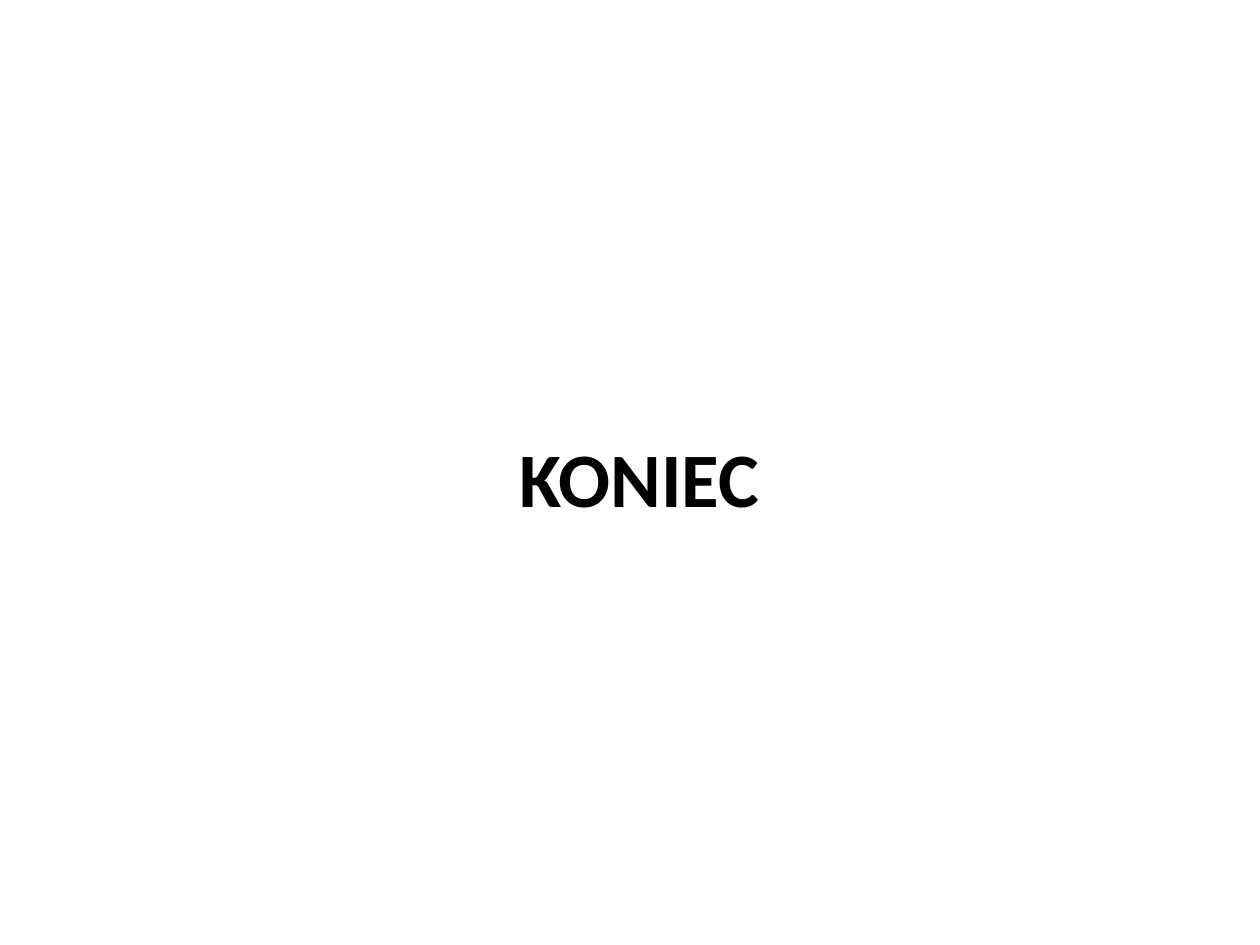
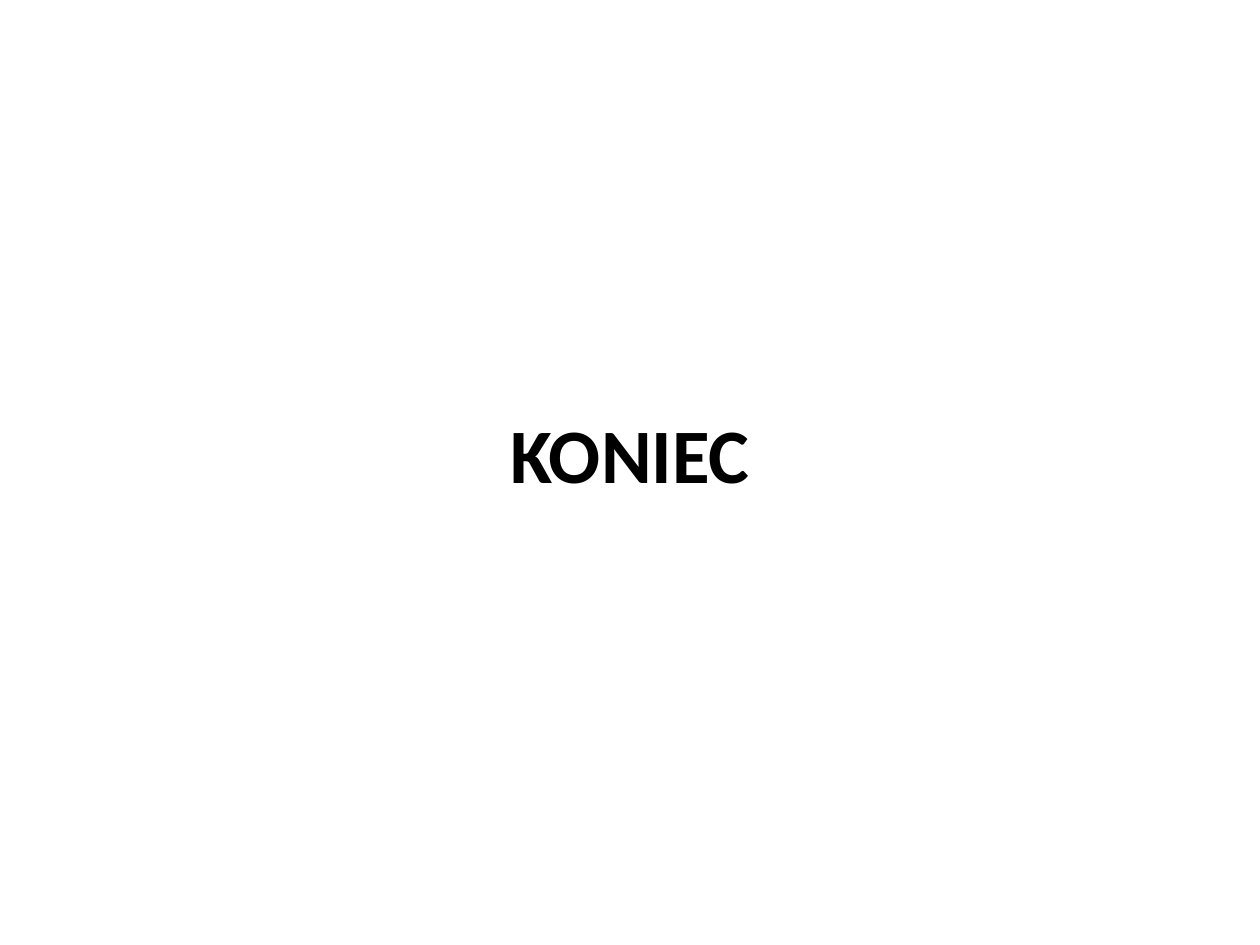
Before and after one commit to MatPomGit/self, a slide deck: slide 28 of files/inne/prezentacje/potencjały_ERP.pptx. Drawn at 1260x945 pixels with LibreOffice and Linux fonts; fonts in the diff are those of the drawing. Boxes give left, top, right and bottom in pixels: in the first picture for what was removed or moved away, otherwise in the second. Text is boxed around its words. In the diff, an @@ line names an element or a change of style, - is before the commit and + after.

```diff
--- a/files/inne/prezentacje/potencjały_ERP.pptx
+++ b/files/inne/prezentacje/potencjały_ERP.pptx
@@ title "KONIEC": place and size @@
-title "KONIEC" at [520,456,759,508]
+title "KONIEC" at [510,432,749,484]
```
Also in this commit, not shown: 27 other slides changed, 5 other files.
